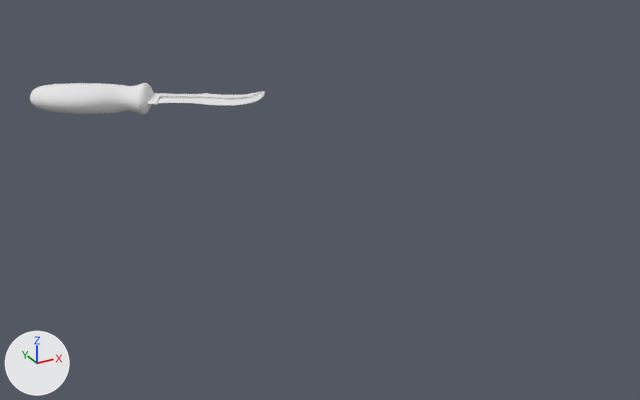
Two versions of the OBJ model Project_ThirdPerson/mge_v18_student_version/assets/ThirdPerson/models/Knife.obj, one commit apart.
Before and after are seen from a camera (50 mm lens) standing at (-3.4, -35.5, 12.9) and looking at (11.5, -8.3, -0.7). Every picture has the same lights, and +X, +Y and +Z are marked at lower left. Where no turn or scale is listed for an object, it has been applied to the vertices.

In view in the first picture: 'Knife'.
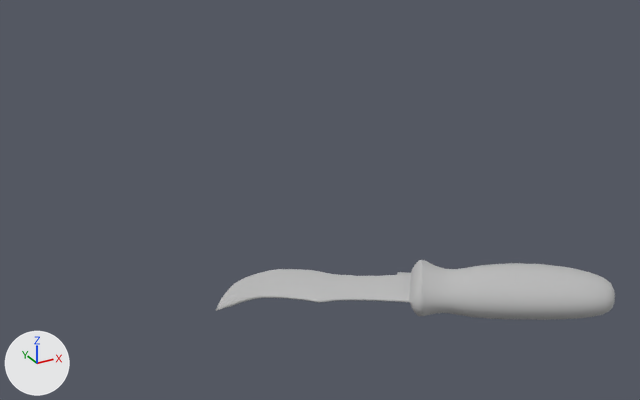
Where the change shows, as pixel boxes (x1, y1, x2, y2) in the pictures (640 x 400 px):
```json
{"object": "Knife", "change": "recoloured, mesh turned", "before": [30, 83, 265, 114], "after": [216, 260, 615, 320]}
```

Edits to the scene script, one JSON object a line:
```json
{"op": "set", "path": "mat_initialshadinggroup.base_color", "old": "(0.8, 0.8, 0.8)", "new": "(0.5, 0.5, 0.5)", "note": "white #e7e7e7 -> grey #bcbcbc"}
{"block": "me_knife", "where": "me_knife.from_pydata(...)  # 885 vertices, 1766 faces; spans x 4.06..14.75, y 1.57..7.41, z -0.4..1.03"}
{"block": "me_knife", "where": "# used by ob_knife; location = (0.0, 0.0, 0.0)"}
{"block": "me_knife", "change": "me_knife part 1: the whole mesh is turned 173.4 degrees about the z axis through its middle, then moved by (0.12, -21.71, 0.0)"}
```
